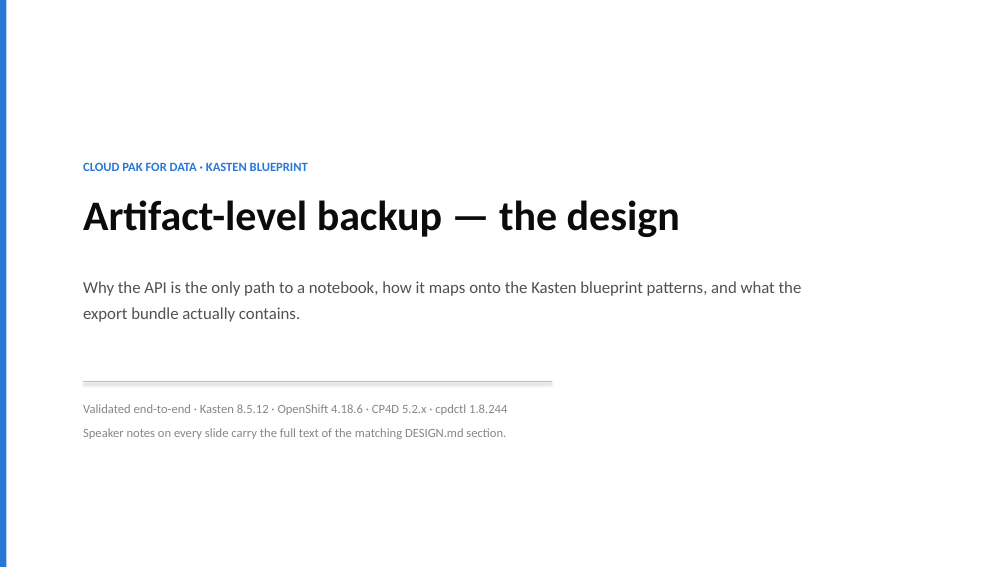
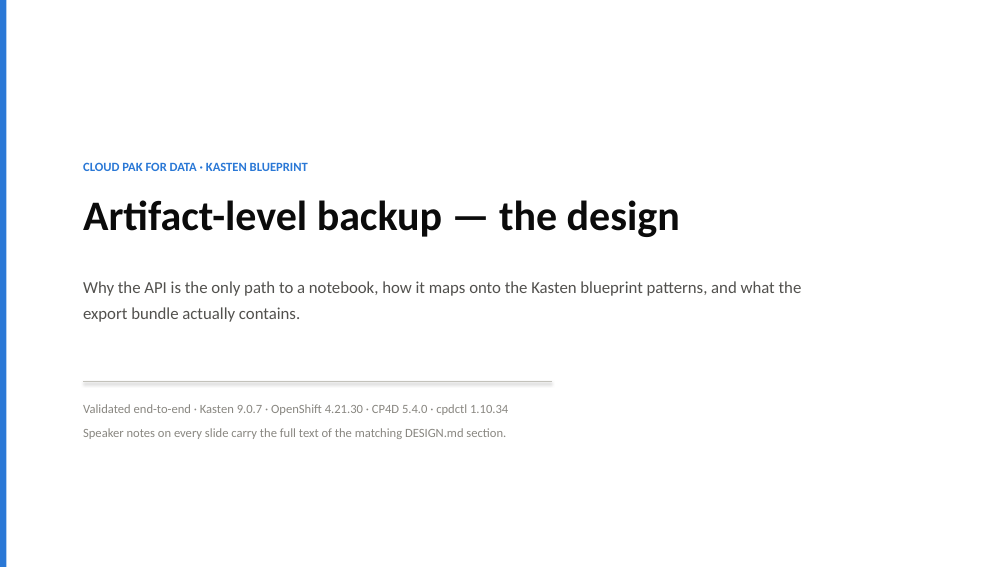
Before and after one commit to michaelcourcy/kasten-claude, a slide deck: slide 1 of cp4d/DESIGN.pptx. Drawn at 1008x567 pixels with LibreOffice and Linux fonts; fonts in the diff are those of the drawing. Boxes give left, top, right and bottom in pixels: in the first picture for what was removed or moved away, otherwise in the second. Text is boxed around its words. In the diff, an @@ line names an element or a change of style, - is before the commit and + after.

```diff
--- a/cp4d/DESIGN.pptx
+++ b/cp4d/DESIGN.pptx
@@ text at (83,404,508,415): text changed @@
-Validated end-to-end · Kasten 8.5.12 · OpenShift 4.18.6 · CP4D 5.2.x · cpdctl 1.8.244
+Validated end-to-end · Kasten 9.0.7 · OpenShift 4.21.30 · CP4D 5.4.0 · cpdctl 1.10.34
```
Also in this commit, not shown: 2 other slides changed, 15 other files.
